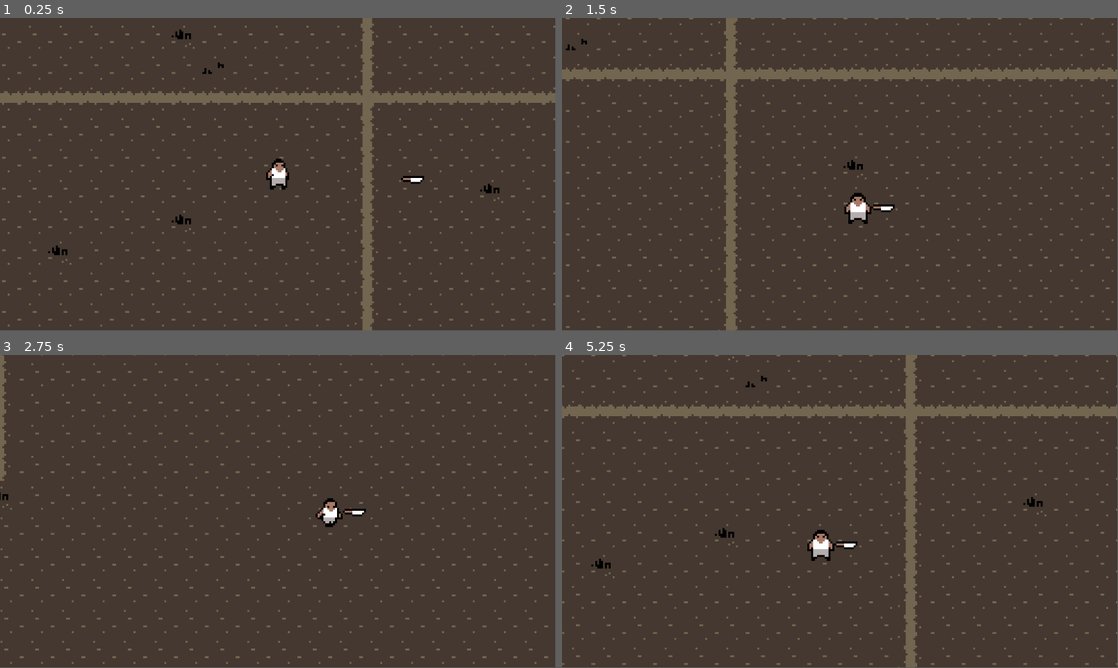
Above: before the commit, frames 1-4 (two rows, left to right).
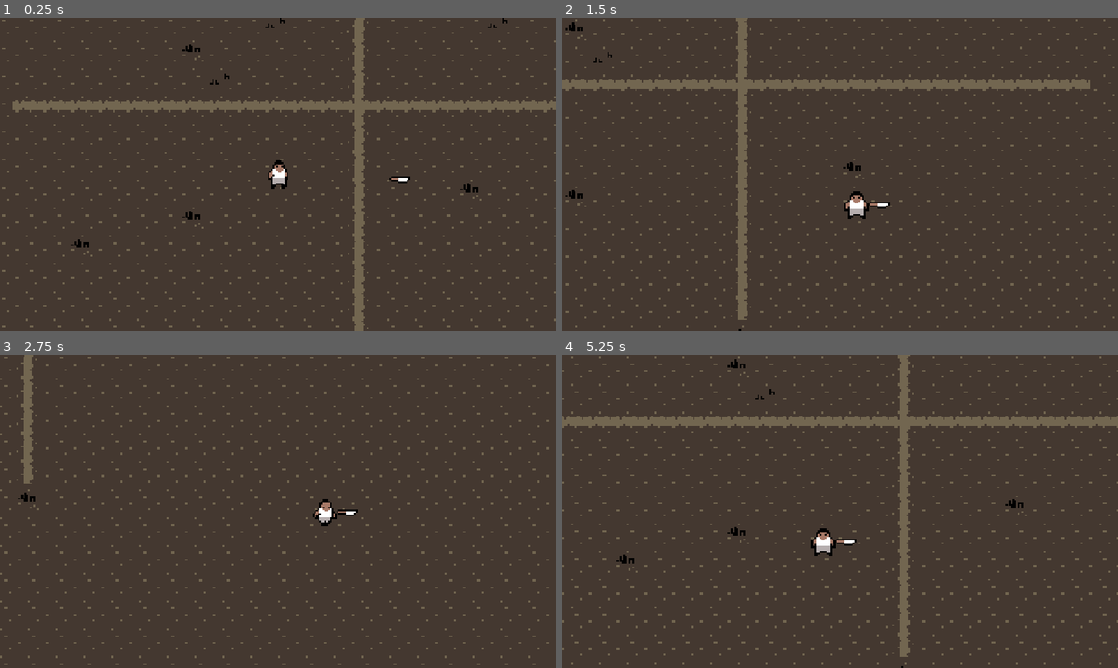
Above: after the commit, the same moments.

Repository: AmosMaddux/RogueZombies
Game: Godot game, scene res://scenes/main.tscn
Same seed, same stepped clock (60 frames per second), same inputs: the game is played once before the commit and once after it.
Inputs:
- Up to frame 1 (0.25 s): no input
- Up to frame 2 (1.5 s): tap Enter at 0.5 s; hold D (walk_right) 0.53-1.28 s; hold S (walk_down) from 1.28 s (still down)
- Up to frame 3 (2.75 s): release S (walk_down) at 2.03 s; hold D (walk_right) from 2.03 s (still down)
- Up to frame 4 (5.25 s): release D (walk_right) at 2.78 s; hold W (walk_up) 2.78-3.53 s; hold A (walk_left) 3.53-5.03 s; hold S (walk_down) from 5.03 s (still down)
In our replay, the window is 799x449 before the commit and 800x450 after it. These sizes can differ from the game's own. Grey fills any space a smaller window leaves; there, only what the larger window draws over its background counts as a difference.

The runs differ from the first frame. In frame 1, 12% of the frame differs, in the area x 0-100%, y 0-100%; in frame 2, 13%; in frame 3, 5.8%; in frame 4, 13%.

Commit message:
Last Sync: 2026-03-16 18:03 (Mobile)

Diff:
--- a/project.godot
+++ b/project.godot
@@ -14,6 +14,14 @@
 run/main_scene="uid://djf8qq0s0xvm7"
 config/features=PackedStringArray("4.6", "Mobile")
 config/icon="res://icon.svg"
+
+[display]
+
+window/size/viewport_width=1280
+window/size/viewport_height=720
+window/size/window_width_override=640
+window/size/window_height_override=360
+window/stretch/mode="canvas_items"
 
 [input]
 
